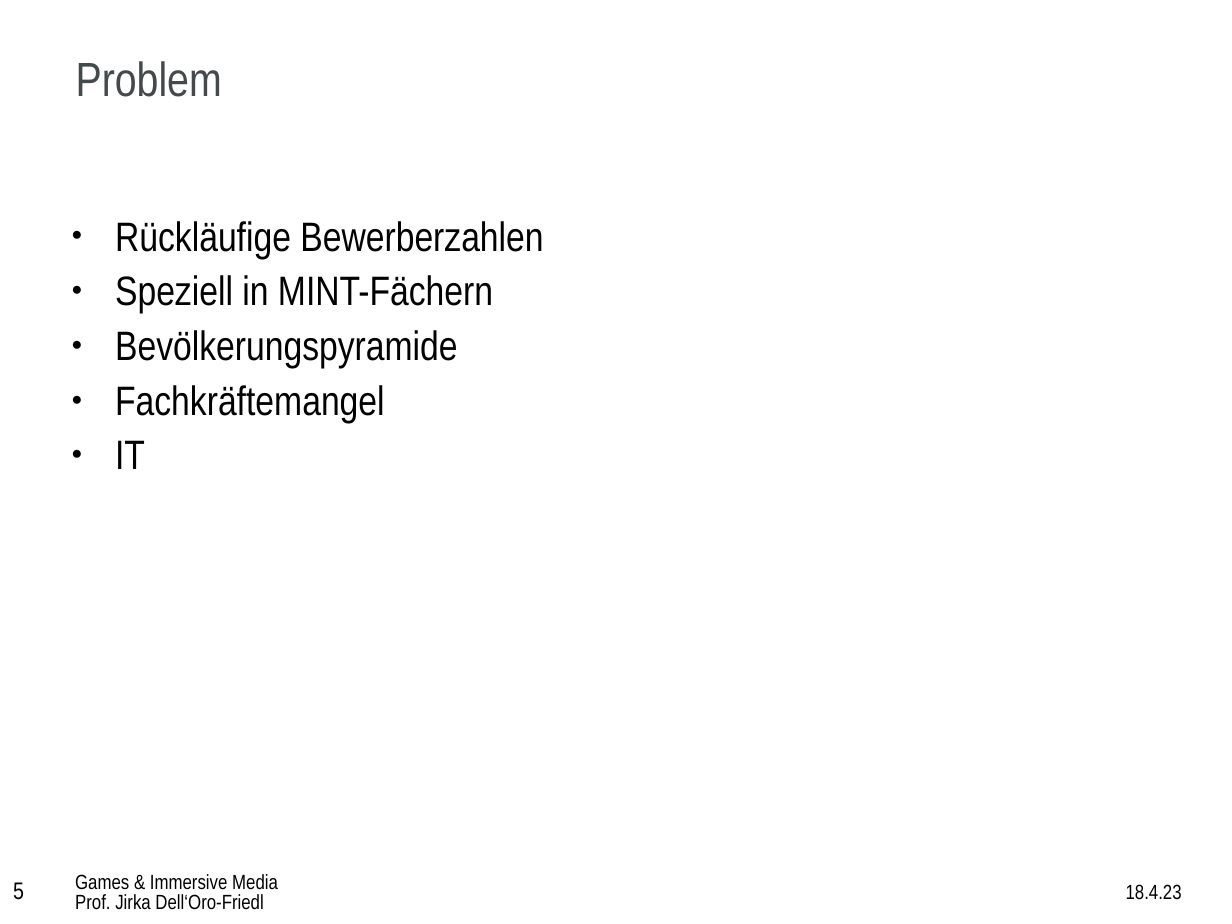
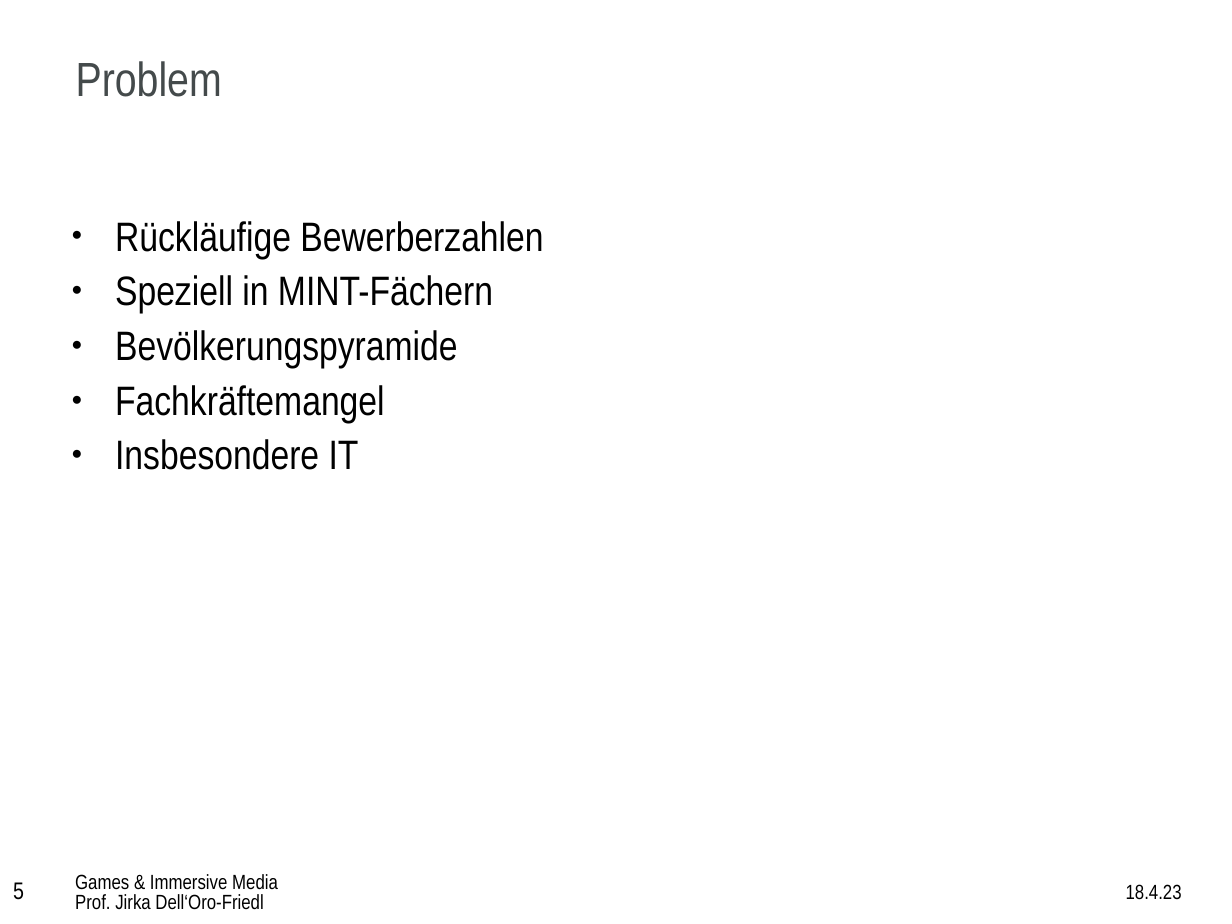
Before and after one commit to JirkaDellOro/JirkaDellOro.github.io, a slide deck: slide 5 of Prof/Vorträge/Games&ImmersiveMedia/Games&ImmersiveMedia.odp. Drawn at 1232x924 pixels with LibreOffice and Linux fonts; fonts in the diff are those of the drawing; background and template pictures are left out. Boxes give left, top, right and bottom in pixels: in the first picture for what was removed or moved away, otherwise in the second. Text is boxed around its words. In the diff, an @@ line names an element or a change of style, - is before the commit and + after.

```diff
--- a/Prof/Vorträge/Games&ImmersiveMedia/Games&ImmersiveMedia.odp
+++ b/Prof/Vorträge/Games&ImmersiveMedia/Games&ImmersiveMedia.odp
@@ text at bbox=[115, 439, 359, 470]: text changed @@
-● IT
+● Insbesondere IT
```
Also in this commit, not shown: 4 other slides changed, 25 other files.
